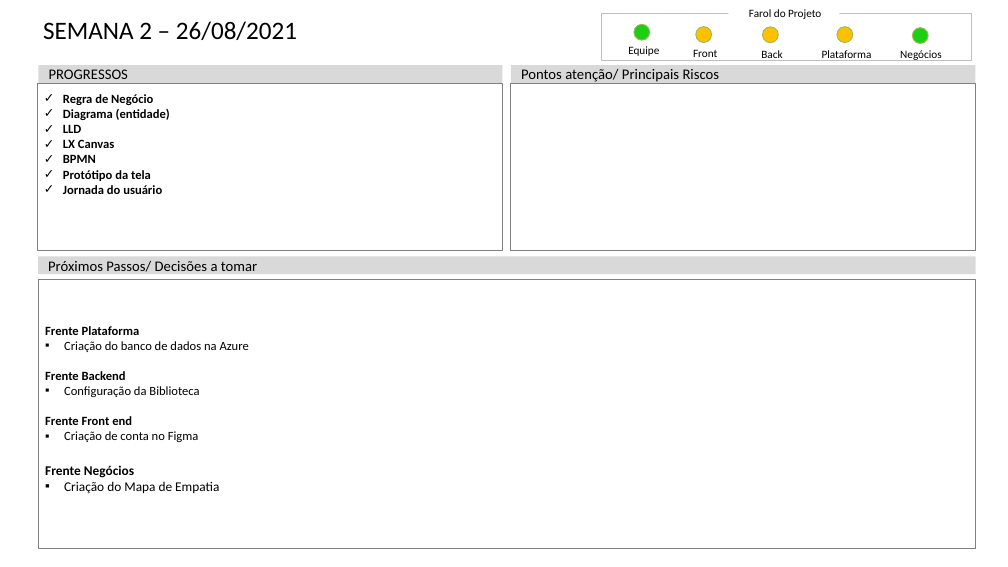
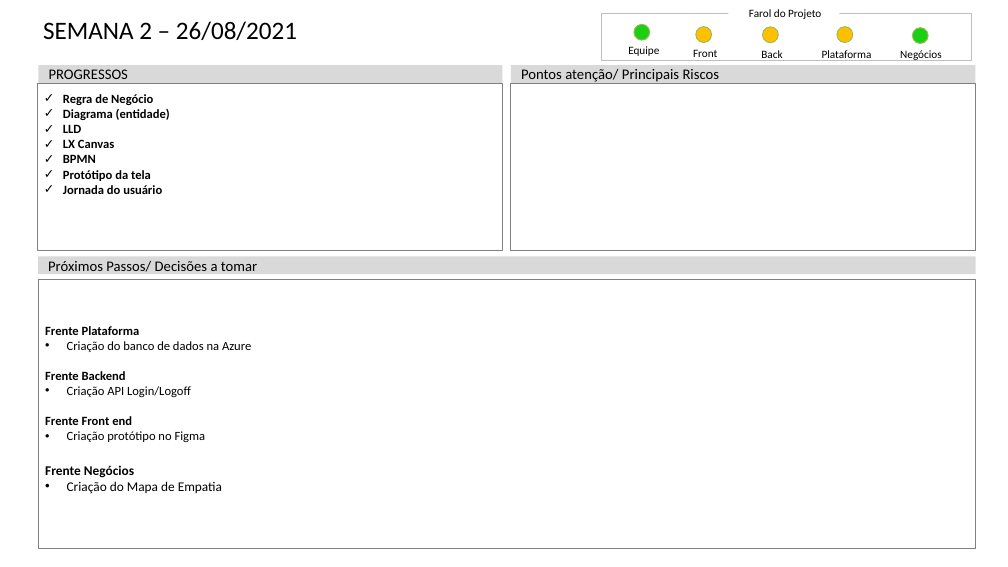
Before and after one commit to Lucassouza849/grupoPi3Semestre, a slide deck: slide 4 of Documentação/Status Report/Status Report - Grupo 6.pptx. Drawn at 1008x567 pixels with LibreOffice and Linux fonts; fonts in the diff are those of the drawing. Boxes give left, top, right and bottom in pixels: in the first picture for what was removed or moved away, otherwise in the second. Text is boxed around its words. In the diff, an @@ line names an element or a change of style, - is before the commit and + after.

Commit message:
ajuste StatusReport_RN_Backlog_MapaEmpatia

```diff
--- a/Documentação/Status Report/Status Report - Grupo 6.pptx
+++ b/Documentação/Status Report/Status Report - Grupo 6.pptx
@@ text in rectangle at <box>67,341,251,494</box>: bullet ▪ to • @@
@@ text in rectangle at <box>67,386,191,397</box>: text changed @@
-  ▪ Configuração da Biblioteca
+  • Criação API Login/Logoff
@@ text in rectangle at <box>67,431,206,442</box>: text changed @@
-  ▪ Criação de conta no Figma
+  • Criação protótipo no Figma
```
Also in this commit, not shown: 1 slide added, 6 other files.
